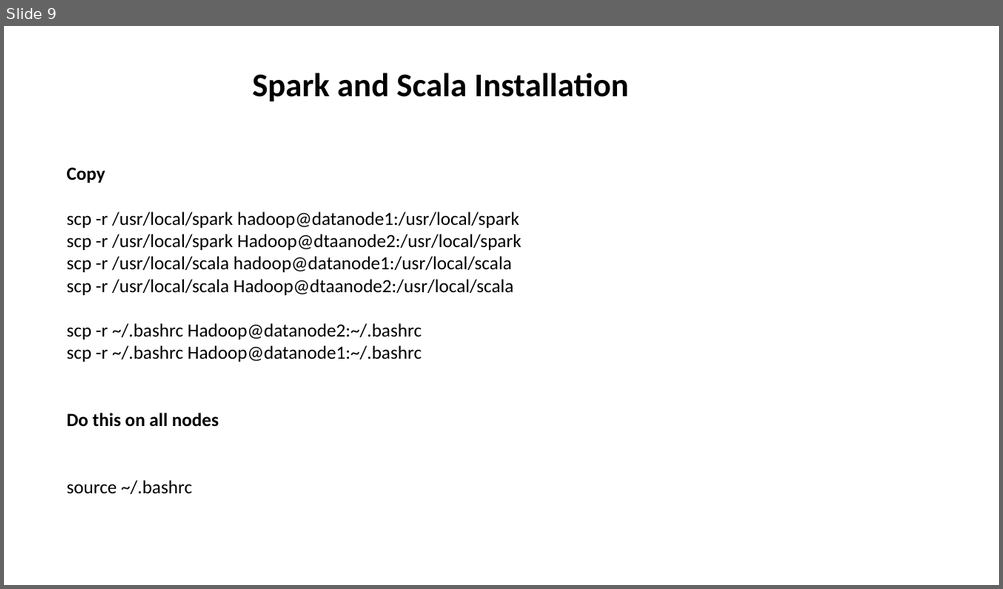
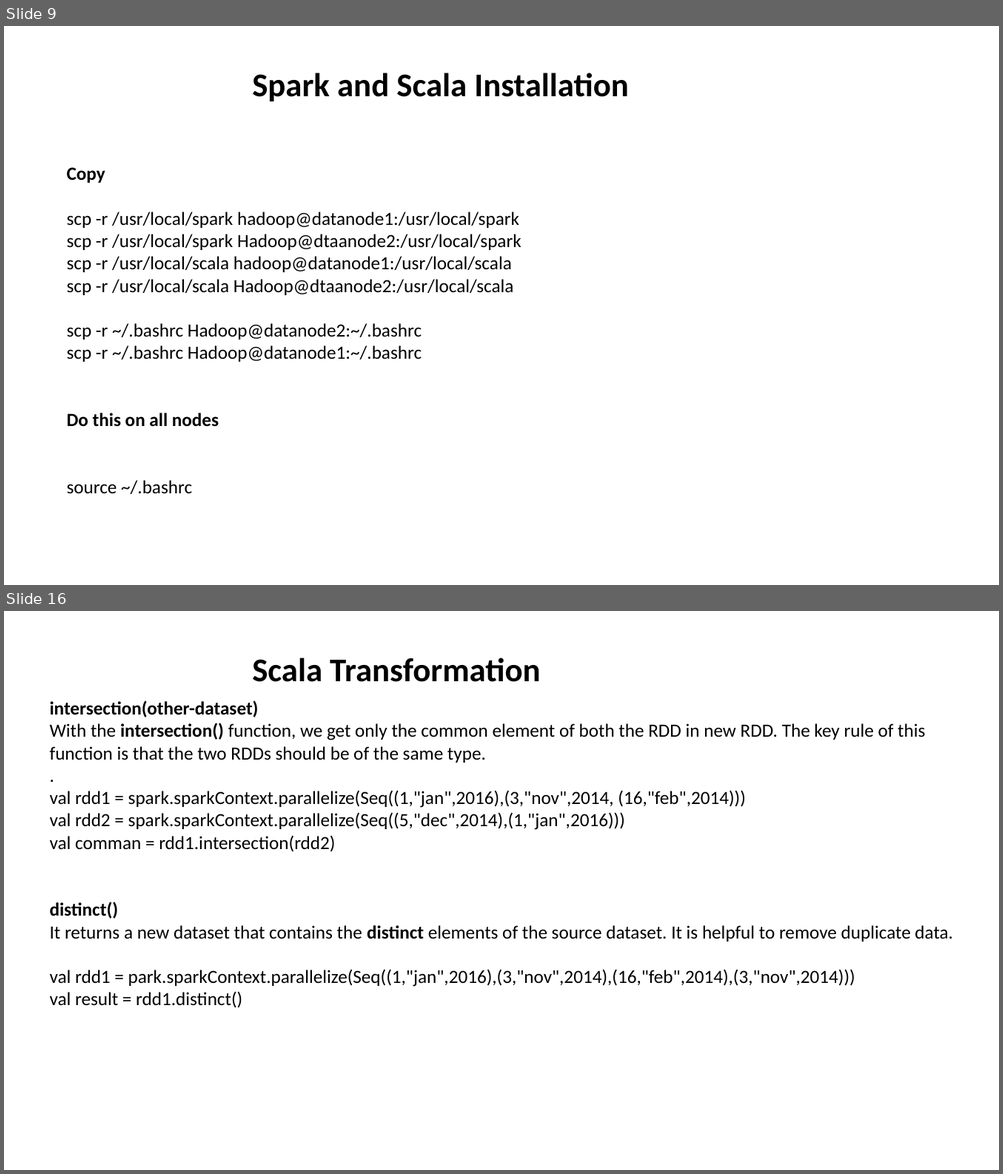
Before and after one commit to aashmishra/Bigdata_ppt, a slide deck: sparkscala.pptx. Shown one above the other, each under a label of ours: slide 9 before the commit, slides 9 and 16 after it; the slides between them are not shown. The pictures are 1003x589 and 1003x1174 pixels, drawn with LibreOffice and Linux fonts; fonts in the diff are those of the drawing. Boxes give left, top, right and bottom in pixels: in the first picture for what was removed or moved away, otherwise in the second. Text is boxed around its words. In the diff, an @@ line names an element or a change of style, - is before the commit and + after.

```diff
--- a/sparkscala.pptx
+++ b/sparkscala.pptx
@@ slide 16 added at bbox=[4, 611, 999, 1170], background #FFFFFF @@
@@ text added at bbox=[252, 658, 540, 682], 32 pt, text #000000, bold @@
+Scala Transformation
@@ text added at bbox=[50, 701, 953, 1008], 18 pt, text #000000 @@
+intersection(other-dataset)
+With the intersection() function, we get only the common element of both the RDD in new RDD. The key rule of this function is that the two RDDs should be of the same type.
+.
+val rdd1 = spark.sparkContext.parallelize(Seq((1,"jan",2016),(3,"nov",2014, (16,"feb",2014)))
+val rdd2 = spark.sparkContext.parallelize(Seq((5,"dec",2014),(1,"jan",2016)))
+val comman = rdd1.intersection(rdd2)
+distinct()
+It returns a new dataset that contains the distinct elements of the source dataset. It is helpful to remove duplicate data.
+val rdd1 = park.sparkContext.parallelize(Seq((1,"jan",2016),(3,"nov",2014),(16,"feb",2014),(3,"nov",2014)))
+val result = rdd1.distinct()
```
Also in this commit, not shown: 12 other slides added, 1 slide removed.
